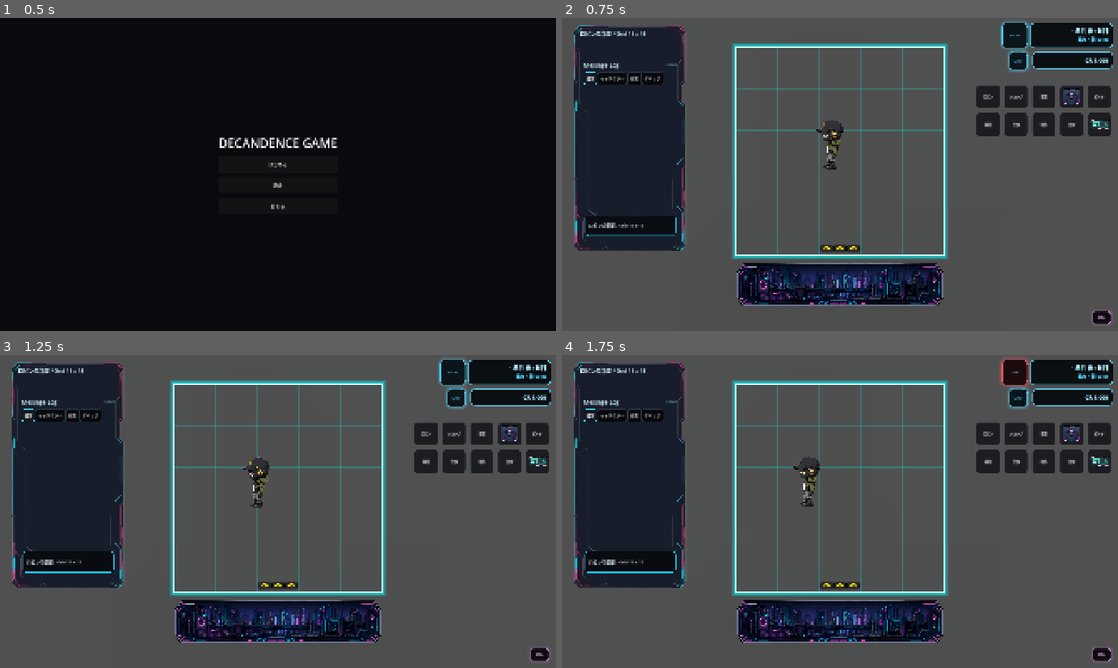
Above: before the commit, frames 1-4 (two rows, left to right).
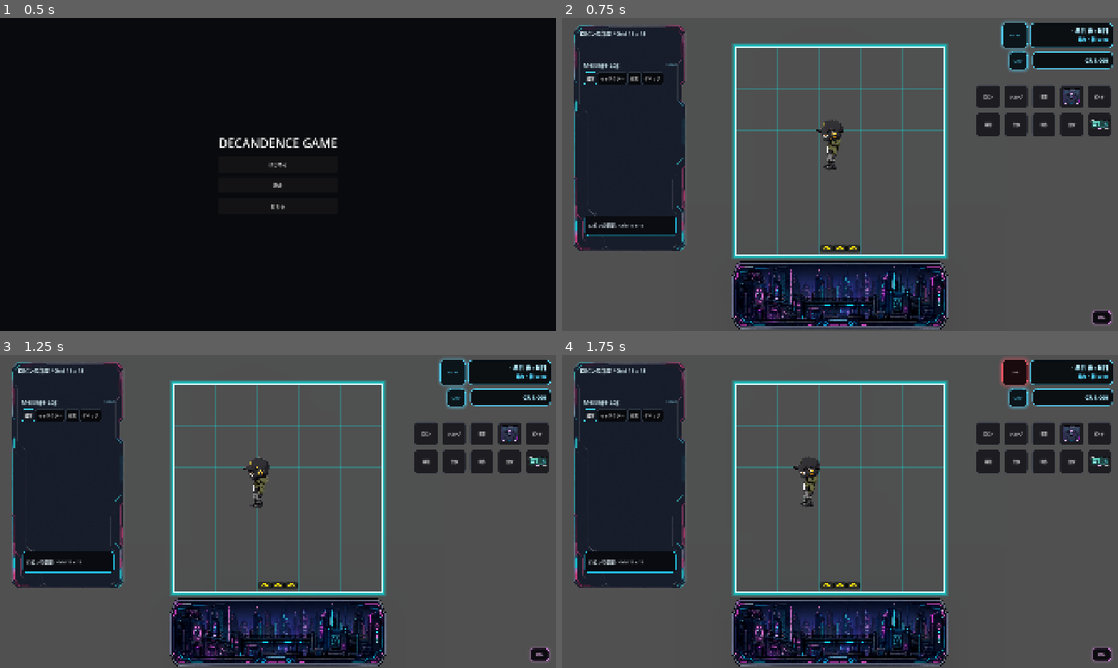
Above: after the commit, the same moments.

Repository: grimoire1089-coder/optimistic
Game: Godot game, scene res://Scenes/Boot/TitleScene.tscn
Same seed, same stepped clock (60 frames per second), same inputs: the game is played once before the commit and once after it. Sound files missing from this copy of the repository are replaced by a short silence.
Inputs:
- Up to frame 1 (0.5 s): no input
- Up to frame 2 (0.75 s): click "はじめる" at 0.5 s
- Up to frame 3 (1.25 s): no input
- Up to frame 4 (1.75 s): click "BGM" at 1.25 s

Frame 1 is identical in both runs. In frame 2, 5.8% of the frame differs, in the area x 30-70%, y 77-100%; in frame 3, 5.8%; in frame 4, 5.8%.

Commit message:
Enlarge location card for AI character display

Diff:
--- a/Scripts/Maps/Location/LocationBackgroundNode.gd
+++ b/Scripts/Maps/Location/LocationBackgroundNode.gd
@@ -6,12 +6,12 @@
 @export var room_map_path: NodePath = NodePath("../RobinRoomMap")
 @export var texture_path: String = DEFAULT_LOCATION_TEXTURE_PATH
 @export var show_background: bool = true
-@export var width_ratio_to_map: float = 1.0
-@export var height_ratio_to_width: float = 0.24
-@export var min_height: float = 96.0
-@export var max_height: float = 180.0
-@export var bottom_gap: float = 14.0
-@export var viewport_bottom_margin: float = 20.0
+@export var width_ratio_to_map: float = 1.05
+@export var height_ratio_to_width: float = 0.36
+@export var min_height: float = 180.0
+@export var max_height: float = 320.0
+@export var bottom_gap: float = 18.0
+@export var viewport_bottom_margin: float = 24.0
 @export var fallback_color: Color = Color(0.05, 0.07, 0.12, 0.92)
 @export var fallback_border_color: Color = Color(0.0, 1.6, 2.0, 0.75)
 @export var fallback_accent_color: Color = Color(2.2, 0.15, 2.2, 0.72)
